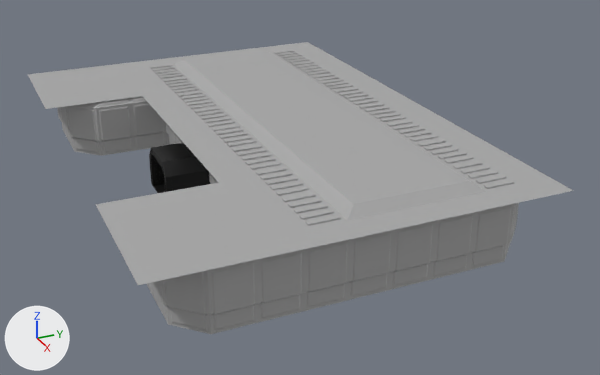
The FBX model Assets/LevelAssets/Office/Office.fbx as it was, and as the next commit left it.
Rendered twice from a 50 mm camera at (6.35, -2.98, 2.61) aimed at (1.16, -0.64, 0.01). Arrows for +X, +Y and +Z are at lower left; the lights stay in place. The picture after the commit comes second. Where no turn or scale is listed for an object, it has been applied to the vertices. Vertices at exactly the same position are counted once.

The first picture shows 'Office2', 'polySurface39.001'.
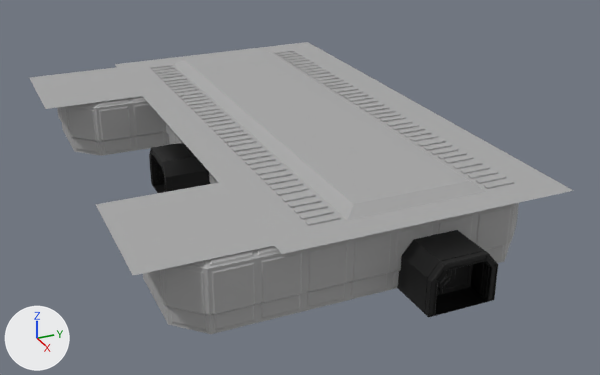
Where the newer file only moved an object's origin or applied its transform, the numbers keep the older frame.

Where the change shows, as pixel boxes [x1, y1, x2, y2] in the pictures (600 x 375 px; the box of a moved part takes in the faces that stretch with it):
'Office2', reshaped: before [28, 42, 574, 334]; after [30, 42, 574, 334]
'polySurface39.002', added (black): after [397, 230, 498, 317]
'Left_Door4.002', added (black): after [442, 264, 473, 294]
'Right_Door4.002', added: after [437, 269, 452, 296]
part 1 of me_mesh, moved or reshaped: before [28, 64, 281, 285]; after [30, 67, 274, 275]
part 2 of me_mesh, moved or reshaped: [390, 217, 472, 290] in both

The edits, one by one:
me_mesh is used by ob_office2; location (0.838, -0.891, 0.0).
Verts and faces of me_mesh; kept vertices keep their numbers, new ones are numbered from 3241.
Before the commit, vertices of me_mesh: 937 (-1.96, -0.59, 0.46) at pixel (114, 64), 939 (1.96, -0.59, 0.46) at pixel (281, 254), 940 (0.95, -0.59, 0.46) at pixel (218, 182), 942 (-0.94, -0.59, 0.46) at pixel (142, 96), 944 (-1.96, -1.36, 0.46) at pixel (27, 74).
Before the commit, vertices of me_mesh: 945 (-0.94, -1.36, 0.46) at pixel (45, 108), 946 (0.95, -1.36, 0.46) at pixel (95, 204), 947 (1.96, -1.36, 0.46) at pixel (137, 285), 952 (-1.88, -0.67, 0.46) at pixel (107, 67), 953 (-1.02, -0.67, 0.46) at pixel (130, 94).
Before the commit, vertices of me_mesh: 954 (-1.02, -1.28, 0.46) at pixel (54, 104), 955 (-1.88, -1.28, 0.46) at pixel (38, 75), 956 (1.03, -0.67, 0.46) at pixel (210, 189), 957 (1.88, -0.67, 0.46) at pixel (262, 250), 958 (1.88, -1.28, 0.46) at pixel (149, 274).
Before the commit, vertices of me_mesh: 959 (1.03, -1.28, 0.46) at pixel (111, 207).
me_mesh had 3241 vertices, 2932 faces and spanned x -1.96..1.96, y -1.36..1.36, z -0.01..0.51.
me_mesh now has 3243 vertices, 2926 faces and spans x -1.96..1.96, y -1.36..1.36, z -0.01..0.51.
Part 1, on me_mesh:
Vertices deleted: 944, 947, 952, 957 (with the faces that use them).
Vertex 955 moves to (-1.78, -1.28, 0.46), pixel (39, 78).
Vertex 958 moves to (1.78, -1.28, 0.46), pixel (144, 265).
New vertex 3241 is at (-1.86, -0.59, 0.46), pixel (116, 67).
New vertex 3242 is at (-1.86, -1.36, 0.46), pixel (29, 77).
New vertex 3243 is at (1.85, -0.59, 0.46), pixel (274, 245).
New vertex 3244 is at (1.85, -1.36, 0.46), pixel (132, 275).
New vertex 3245 is at (-1.78, -0.67, 0.46), pixel (110, 70).
New vertex 3246 is at (1.78, -0.67, 0.46), pixel (255, 242).
New faces: (953, 954, 955, 3245), (956, 3246, 958, 959), (942, 953, 3245, 3241), (945, 3242, 955, 954), (955, 3242, 3241, 3245), (940, 3243, 3246, 956).
New faces: (958, 3246, 3243, 3244), (946, 959, 958, 3244).
Part 2, on me_mesh:
16 vertices are removed from x 1.86..1.88, y 0.39..0.45, z 0.0..0.14.
22 faces are deleted.
2 vertices move from x 1.86, y 0.39..0.45, z 0.03 to x 1.86, y 0.22..0.63, z 0.03.
16 vertices are added at x 1.86..1.88, y 0.22..0.63, z 0.0..0.3.
16 new faces join them.
Mesh me_mesh_009 is new.
It has 136 vertices, 121 faces and spans x -0.026..0.026, y 0.003..0.201, z -0.139..0.139.
It uses material mat_m_dockingbay (black #000000).
Mesh me_mesh_007 is new.
It has 338 vertices, 319 faces and spans x 1.006..1.412, y -1.407..-0.956, z 0.0..0.323.
It uses material mat_m_dockingbay (black #000000).
Mesh me_mesh_008 is new.
It has 188 vertices, 175 faces and spans x -0.026..0.026, y -0.161..0.067, z -0.139..0.139.
It uses material mat_m_dockingbay (black #000000).
Object 'Left_Door4.002' (ob_left_door4_002) is new; it shows me_mesh_009.
Its location is (2.839, -0.491, 0.139).
Object 'polySurface39.002' (ob_polysurface39_002) is new; it shows me_mesh_007.
Its location is (1.63, 0.712, 0.0).
Object 'Right_Door4.002' (ob_right_door4_002) is new; it shows me_mesh_008.
Its location is (2.839, -0.488, 0.139).
